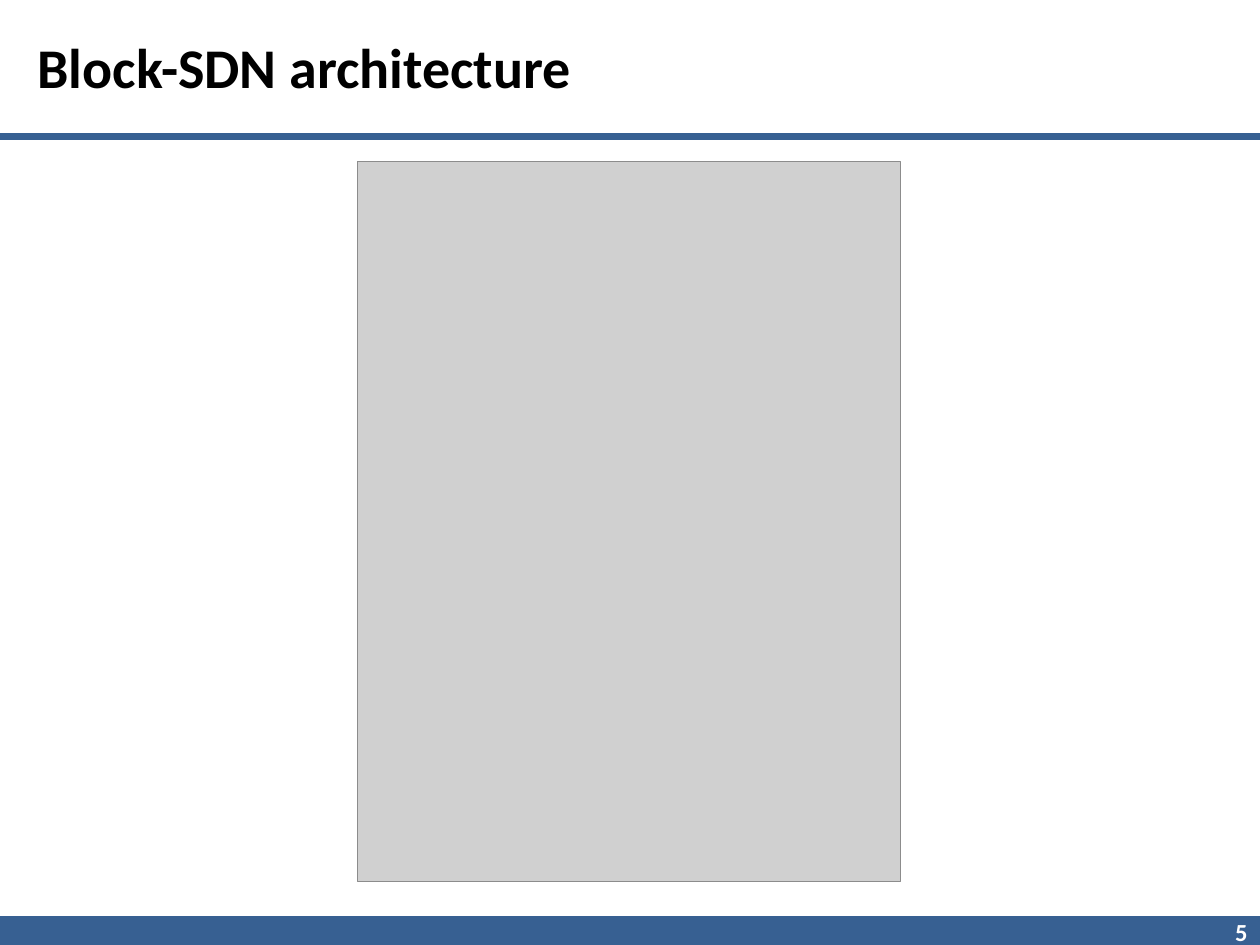
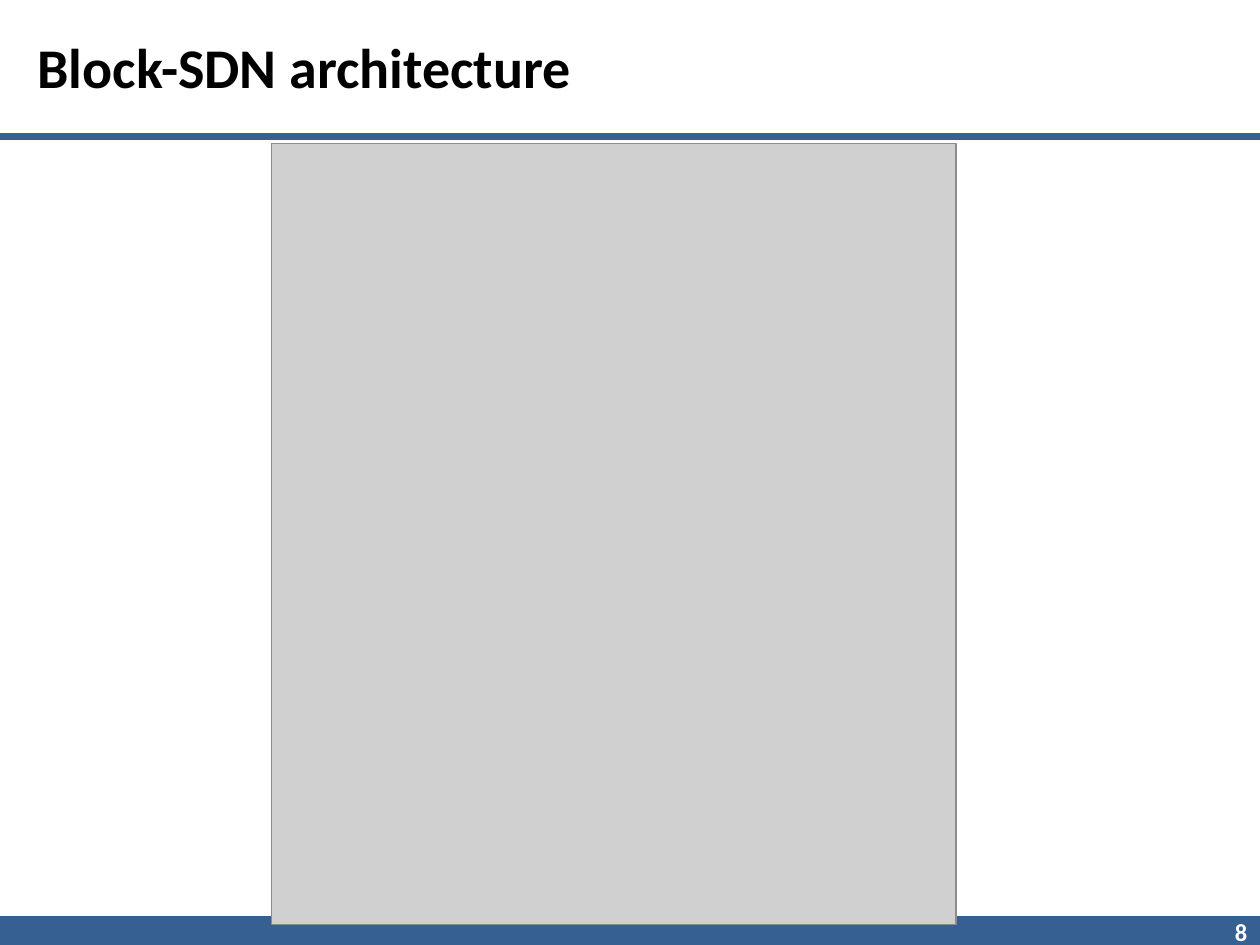
Before and after one commit to beingnoble03/block-sdn, a slide deck: slide 8 of presentation/blocksdn_ppt.pptx (slide 5 before the commit). Drawn at 1260x945 pixels with LibreOffice and Linux fonts; fonts in the diff are those of the drawing; grey boxes stand for pictures; background and template pictures are left out. Boxes give left, top, right and bottom in pixels: in the first picture for what was removed or moved away, otherwise in the second. Text is boxed around its words. In the diff, an @@ line names an element or a change of style, - is before the commit and + after.

```diff
--- a/presentation/blocksdn_ppt.pptx
+++ b/presentation/blocksdn_ppt.pptx
@@ picture: place and size @@
-picture at <box>358,161,901,881</box>
+picture at <box>271,144,955,925</box>
@@ page number at <box>1235,924,1247,941</box>: text changed @@
-5
+8
@@ line (0, 931) - (1260, 931): stroke #376092 17.5 pt to #366092 17.5 pt @@
```
Also in this commit, not shown: 6 other slides changed, 7 slides added, 2 slides removed.
